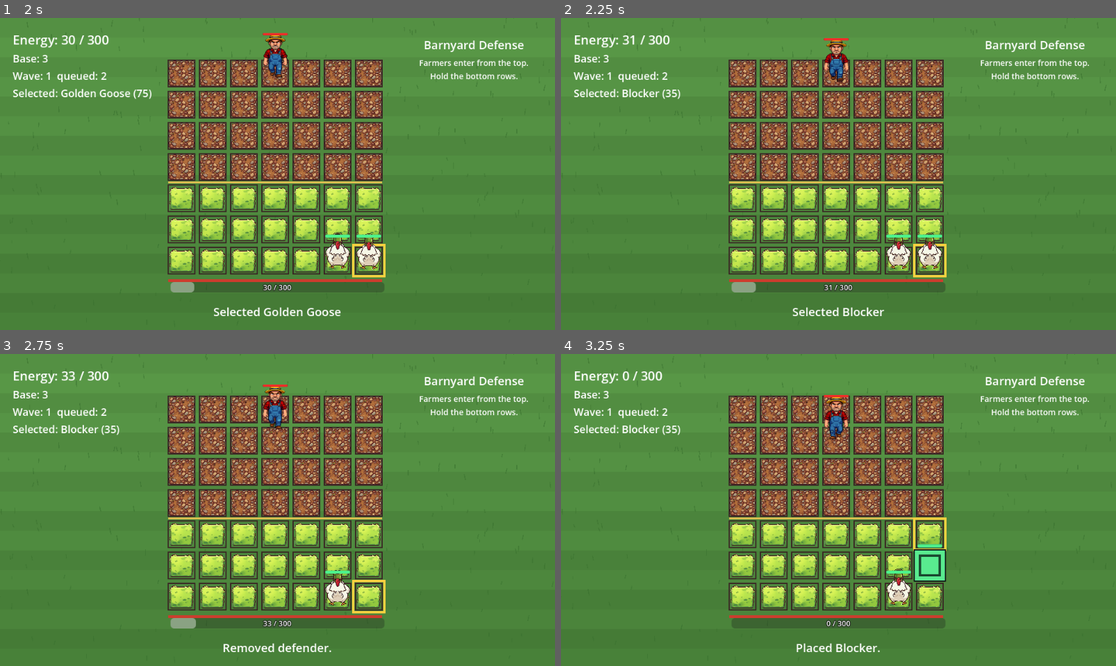
Above: before the commit, frames 1-4 (two rows, left to right).
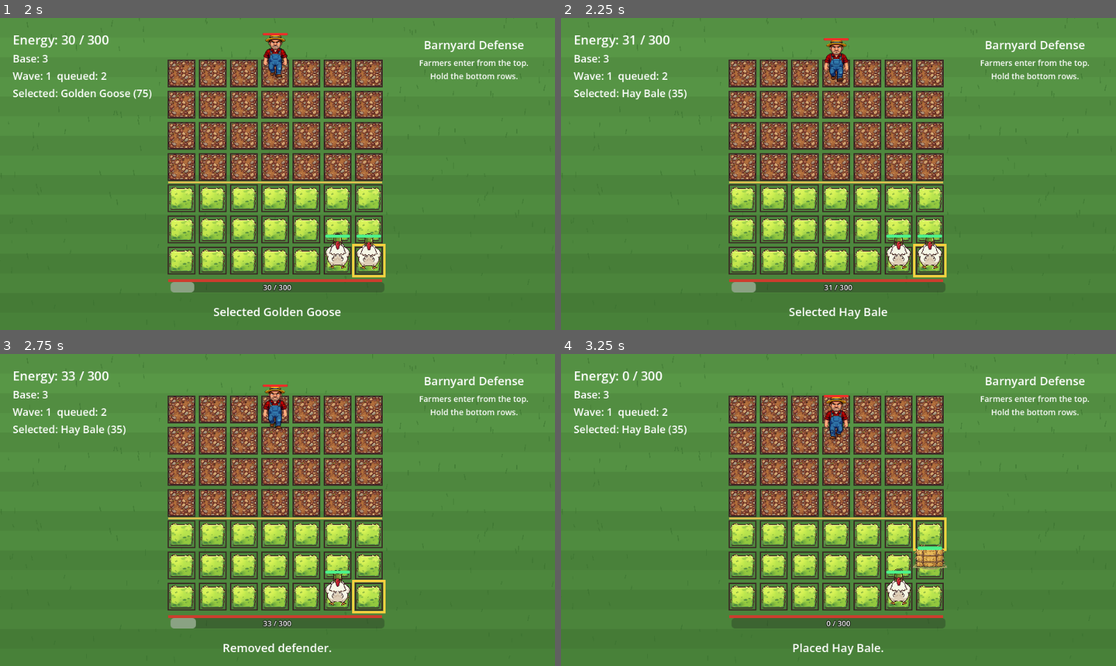
Above: after the commit, the same moments.

Repository: SummerEngine/template-2d-plants-and-zombies-tower-defense
Game: Godot game, scene res://main.tscn
The game is run twice, just before and just after one commit, with the same random seed, the same clock (stepped at 60 frames per second) and the same inputs.
Inputs (mouse positions are in pixels of both pictures, inside the frame that each line leads up to):
- Up to frame 1 (2 s): tap Enter at 0.5 s; move the mouse to (399, 158) at 0.52 s; hold Right (move_right) 0.53-1.28 s; tap Backspace (modifier) at 0.6 s; click (399, 158) at 0.67 s; tap Space (primary) at 0.8, 1.35 s; move the mouse to (166, 189) at 1.27 s; hold Down (move_down) from 1.28 s (still down); tap E (secondary) at 1.55 s
- Up to frame 2 (2.25 s): move the mouse to (894, 105) at 2.02 s; release Down (move_down) at 2.03 s; hold Right (move_right) from 2.03 s (still down); tap E (secondary) at 2.1 s
- Up to frame 3 (2.75 s): keep holding Right (move_right); tap Backspace (modifier) at 2.3 s
- Up to frame 4 (3.25 s): move the mouse to (810, 572) at 2.77 s; release Right (move_right) at 2.78 s; hold Up (move_up) from 2.78 s (still down); tap Backspace (modifier) at 2.85 s; click (810, 572) at 2.92 s; tap Space (primary) at 3.05 s

Frame 1 is identical in both runs. In frame 2, 0.5% of the frame differs, in the area x 11-59%, y 22-97%; in frame 3, 0.2%; in frame 4, 1.2%, in the area x 11-70%, y 22-97%.

Commit message:
Give the goose and blocker real sprites; retheme blocker to a hay bale
The Hen had a proper PNG sprite while the Golden Goose was drawn with raw
vector shapes and the Blocker was a plain colored square. Both now use
AI-generated sprites matching the Hen's chunky-outline cartoon style,
background-keyed to alpha and imported like the existing art.

- Golden Goose: a side-view, fully gold goose with a golden egg, drawn via
  draw_texture_rect; keeps the idle bob, the energy-payout glow ring, the
  production meter and health bar.
- Blocker -> Hay Bale: retextured as a roped hay bale and renamed in the
  placeable roster and its display name. Internal id/kind stays "blocker"
  so game logic, costs and run stats are unaffected. High-HP no-attack wall
  role is unchanged.

Published as 2d-lane-defense@1.0.1.

Co-Authored-By: Claude Opus 4.8 <noreply@anthropic.com>

Diff:
--- a/scripts/defense/blocker_defender.gd
+++ b/scripts/defense/blocker_defender.gd
@@ -1,15 +1,39 @@
 extends "res://scripts/defense/defender_base.gd"
+
+const HAY_TEXTURE: Texture2D = preload("res://assets/art/hay_bale_defender.png")
+const HAY_DRAW_BASE_SIZE := Vector2(64.0, 47.0)
+const HAY_FEET_LOCAL_Y := 8.0
+
+var _hit_time_left: float = 0.0
 
 
 func _ready() -> void:
-	display_name = "Blocker"
+	display_name = "Hay Bale"
 	kind = "blocker"
 	cost = 35
 	max_health = 220
 	health = max_health
-	body_color = Color(0.35, 0.92, 0.56, 1.0)
+	body_color = Color(0.86, 0.72, 0.30, 1.0)
+
+
+func _process(delta: float) -> void:
+	if _hit_time_left > 0.0:
+		_hit_time_left = maxf(0.0, _hit_time_left - delta)
+		queue_redraw()
+
+
+func take_damage(amount: int) -> void:
+	_hit_time_left = 0.18
+	super.take_damage(amount)
 
 
 func _draw() -> void:
-	super._draw()
-	draw_rect(Rect2(Vector2(-18, -18), Vector2(36, 36)), Color(0.1, 0.28, 0.18, 1.0), false, 4.0)
+	var tint := Color(1.0, 0.64, 0.64, 1.0) if _hit_time_left > 0.0 else Color.WHITE
+	var draw_size := HAY_DRAW_BASE_SIZE
+	var draw_position := Vector2(-draw_size.x * 0.5, -draw_size.y + HAY_FEET_LOCAL_Y)
+	draw_texture_rect(HAY_TEXTURE, Rect2(draw_position, draw_size), false, tint)
+
+	var health_ratio := 0.0
+	if max_health > 0:
+		health_ratio = float(health) / float(max_health)
+	_draw_health_bar_rect(RoundedBarDrawer.centered_actor_health_bar_rect(-34.0, 6.0), health_ratio)
--- a/scripts/defense/golden_goose_defender.gd
+++ b/scripts/defense/golden_goose_defender.gd
@@ -1,4 +1,8 @@
 extends "res://scripts/defense/defender_base.gd"
+
+const GOOSE_TEXTURE: Texture2D = preload("res://assets/art/golden_goose_defender.png")
+const GOOSE_DRAW_BASE_SIZE := Vector2(60.0, 66.8)
+const GOOSE_FEET_LOCAL_Y := 20.0
 
 @export var production_interval: float = 6.0
 @export var energy_per_cycle: int = 25
@@ -7,6 +11,7 @@
 var _production_timer: float = 0.0
 var _idle_time: float = 0.0
 var _pulse_time_left: float = 0.0
+var _hit_time_left: float = 0.0
 
 
 func _ready() -> void:
@@ -26,7 +31,13 @@
 func _process(delta: float) -> void:
 	_idle_time += delta
 	_pulse_time_left = maxf(0.0, _pulse_time_left - delta)
+	_hit_time_left = maxf(0.0, _hit_time_left - delta)
 	queue_redraw()
+
+
+func take_damage(amount: int) -> void:
+	_hit_time_left = 0.18
+	super.take_damage(amount)
 
 
 func tick_economy(delta: float) -> void:
@@ -59,28 +70,16 @@
 func _draw_goose() -> void:
 	var bob: float = sin(_idle_time * TAU * 1.25) * 2.0
 	var pulse_ratio: float = clampf(_pulse_time_left / 0.5, 0.0, 1.0)
-	var pulse_color := Color(1.0, 0.82, 0.2, 0.22 * pulse_ratio)
-	var center := Vector2(0, bob)
 
+	# Golden glow ring when it pays out energy.
 	if pulse_ratio > 0.0:
-		draw_circle(center + Vector2(0, -4), 46.0 + 8.0 * pulse_ratio, pulse_color, true)
+		var pulse_color := Color(1.0, 0.82, 0.2, 0.22 * pulse_ratio)
+		draw_circle(Vector2(0, bob - 4), 46.0 + 8.0 * pulse_ratio, pulse_color, true)
 
-	draw_ellipse(center + Vector2(0, 8), 24.0, 31.0, Color(1.0, 0.93, 0.62, 1.0), true)
-	draw_ellipse(center + Vector2(-11, 10), 13.0, 20.0, Color(0.96, 0.78, 0.28, 1.0), true)
-	draw_ellipse(center + Vector2(12, 10), 12.0, 19.0, Color(0.96, 0.78, 0.28, 1.0), true)
-	draw_ellipse(center + Vector2(0, -21), 18.0, 17.0, Color(1.0, 0.95, 0.72, 1.0), true)
-	draw_rect(Rect2(center + Vector2(-14, -9), Vector2(28, 22)), Color(1.0, 0.91, 0.52, 1.0), true)
-	draw_polygon(
-		PackedVector2Array([
-			center + Vector2(0, -20),
-			center + Vector2(20, -16),
-			center + Vector2(0, -11),
-		]),
-		PackedColorArray([Color(1.0, 0.55, 0.18, 1.0)])
-	)
-	draw_circle(center + Vector2(-6, -24), 2.6, Color(0.1, 0.06, 0.02, 1.0), true)
-	draw_circle(center + Vector2(6, -24), 2.6, Color(0.1, 0.06, 0.02, 1.0), true)
-	draw_ellipse(center + Vector2(0, 7), 11.0, 15.0, Color(1.0, 0.98, 0.82, 1.0), true)
+	var tint := Color(1.0, 0.64, 0.64, 1.0) if _hit_time_left > 0.0 else Color.WHITE
+	var draw_size := GOOSE_DRAW_BASE_SIZE
+	var draw_position := Vector2(-draw_size.x * 0.5, -draw_size.y + GOOSE_FEET_LOCAL_Y + bob)
+	draw_texture_rect(GOOSE_TEXTURE, Rect2(draw_position, draw_size), false, tint)
 
 
 func _draw_production_meter() -> void:
--- a/scripts/defense/placement_controller.gd
+++ b/scripts/defense/placement_controller.gd
@@ -11,7 +11,7 @@
 const DEFENDER_TYPES := [
 	{"id": "hen", "name": "Hen", "cost": 50, "script": ChickenScript},
 	{"id": "goose", "name": "Golden Goose", "cost": 75, "script": GoldenGooseScript},
-	{"id": "blocker", "name": "Blocker", "cost": 35, "script": BlockerScript},
+	{"id": "blocker", "name": "Hay Bale", "cost": 35, "script": BlockerScript},
 ]
 
 @export var move_repeat_delay: float = 0.18
--- a/template.json
+++ b/template.json
@@ -1,6 +1,6 @@
 {
   "id": "2d-lane-defense",
-  "version": "1.0.0",
+  "version": "1.0.1",
   "name": "2D Lane Defense",
   "engineMinVersion": "0.5.43",
   "entryScene": "res://main.tscn",
@@ -22,7 +22,7 @@
     "strategy",
     "lane-defense"
   ],
-  "agentBrief": "A lane-defense (Plants-vs-Zombies-style) to …(1021 unchanged characters)… ender.gd — generates energy over time), Blocker (35, blocker_defender.gd — high-HP wall). NOTE: scripts/defense/shooter_defender …(1674 unchanged characters)…
+  "agentBrief": "A lane-defense (Plants-vs-Zombies-style) to …(1021 unchanged characters)… ender.gd — generates energy over time), Hay Bale (id 'blocker', 35, blocker_defender.gd — high-HP wall, no attack). All three render PNG sprites from assets/art/ via draw_texture_rect (chicken_rear_bazooka_defender.png, golden_goose_defender.png, hay_bale_defender.png); the goose and hay were AI-generated and background-keyed to alpha. The Hay Bale keeps the internal id/kind 'blocker' — only its display name and sprite changed. NOTE: scripts/defense/shooter_defender …(1674 unchanged characters)…
   "shipsProjectGodot": true,
   "userFacing": {
     "tagline": "Hold the lanes: place your defenders on a grid and stop the advance before it reaches your base.",
Binary file added: assets/art/golden_goose_defender.png
Not shown, added: assets/art/golden_goose_defender.png.import
Binary file added: assets/art/hay_bale_defender.png
Not shown, added: assets/art/hay_bale_defender.png.import
